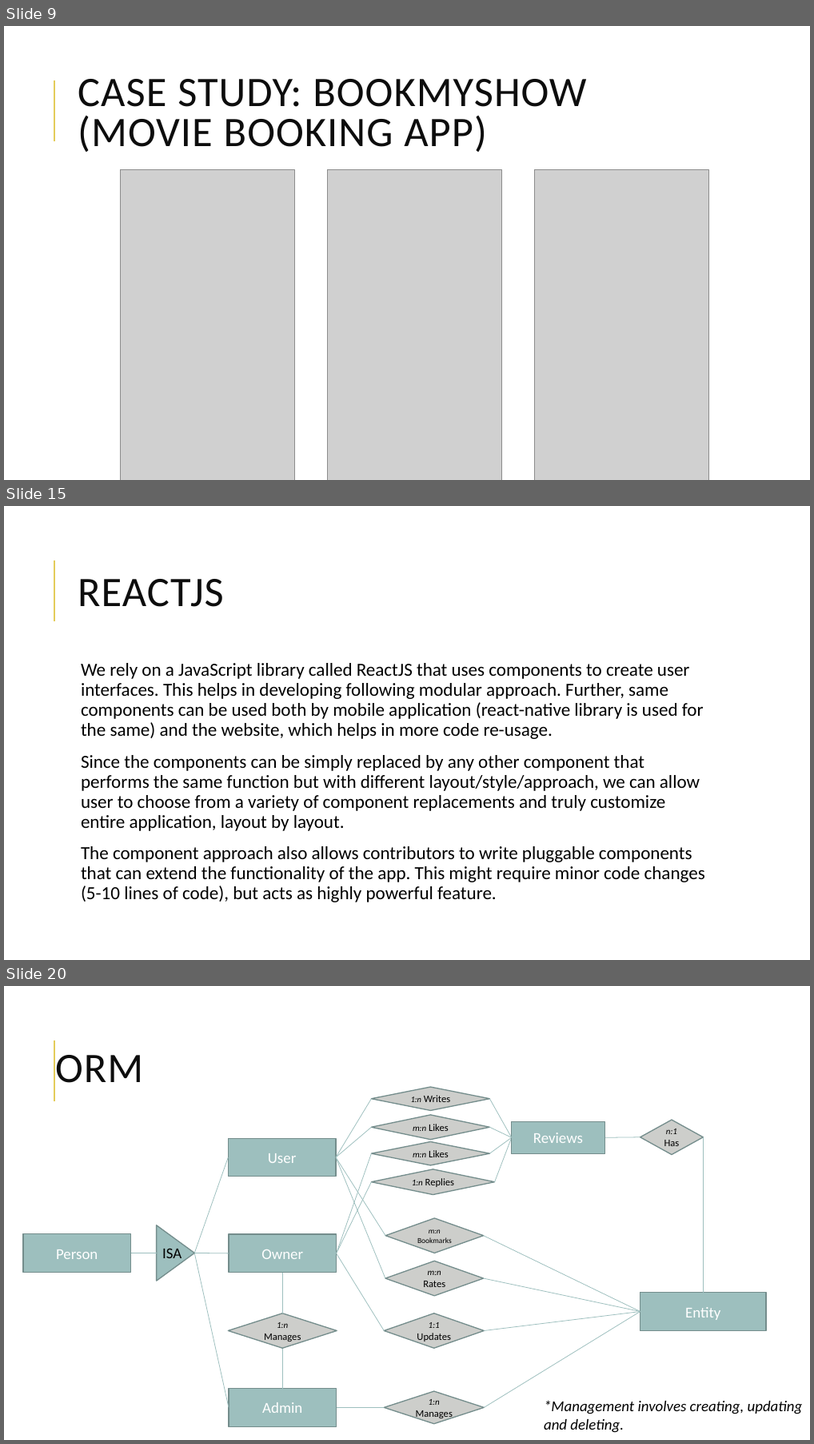
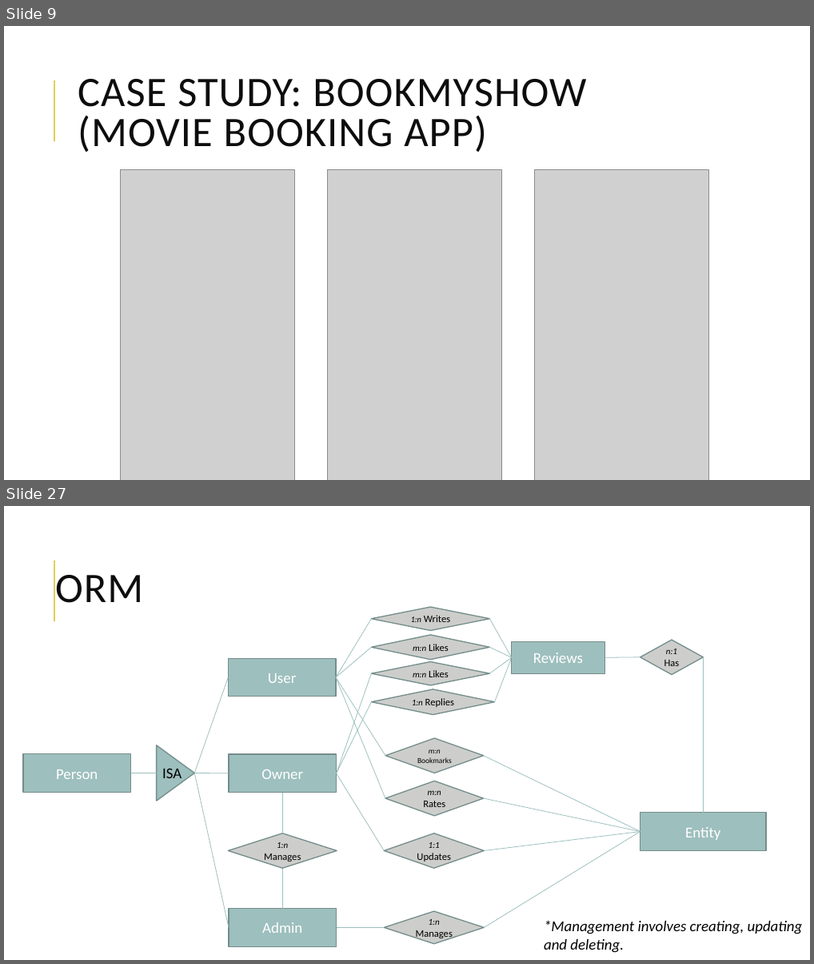
Before and after one commit to bogas04/MVP-Generator, a slide deck: docs/Final/Presentation.pptx. Shown one above the other, each under a label of ours: slides 9, 15 and 20 before the commit, slides 9 and 27 after it; the slides between them are not shown. The pictures are 814x1444 and 814x964 pixels, drawn with LibreOffice and Linux fonts; fonts in the diff are those of the drawing; grey boxes stand for pictures. Boxes give left, top, right and bottom in pixels: in the first picture for what was removed or moved away, otherwise in the second. Text is boxed around its words. In the diff, an @@ line names an element or a change of style, - is before the commit and + after.

```diff
--- a/docs/Final/Presentation.pptx
+++ b/docs/Final/Presentation.pptx
@@ slide 15 removed at box(4, 506, 810, 960), background #FFFFFF; not listed: 1 template element that a slide beside it also shows @@
@@ title removed at box(78, 579, 224, 607) @@
-REACTJS
@@ text removed at box(81, 663, 706, 902) @@
-  We rely on a JavaScript library called ReactJS that uses components to create user interfaces. This helps in developing following modular approach. Further, same components can be used both by mobile application (react-native library is used for the same) and the website, which helps in more code re-usage.
-  Since the components can be simply replaced by any other component that performs the same function but with different layout/style/approach, we can allow user to choose from a variety of component replacements and truly customize entire application, layout by layout.
-  The component approach also allows contributors to write pluggable components that can extend the functionality of the app. This might require minor code changes (5-10 lines of code), but acts as highly powerful feature.
@@ what was slide 20 is now slide 27 @@
```
Also in this commit, not shown: 12 slides changed, 20 slides added, 10 other slides removed.
